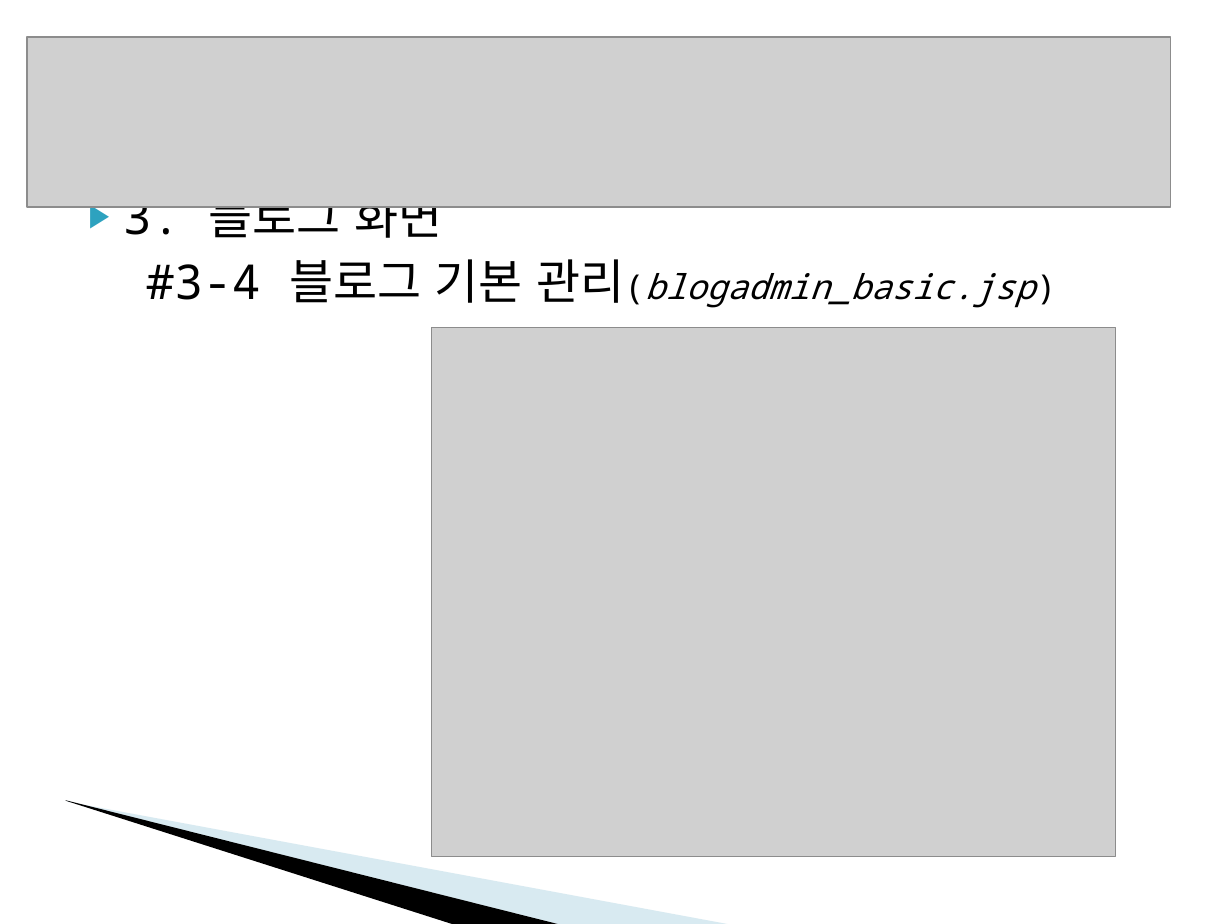
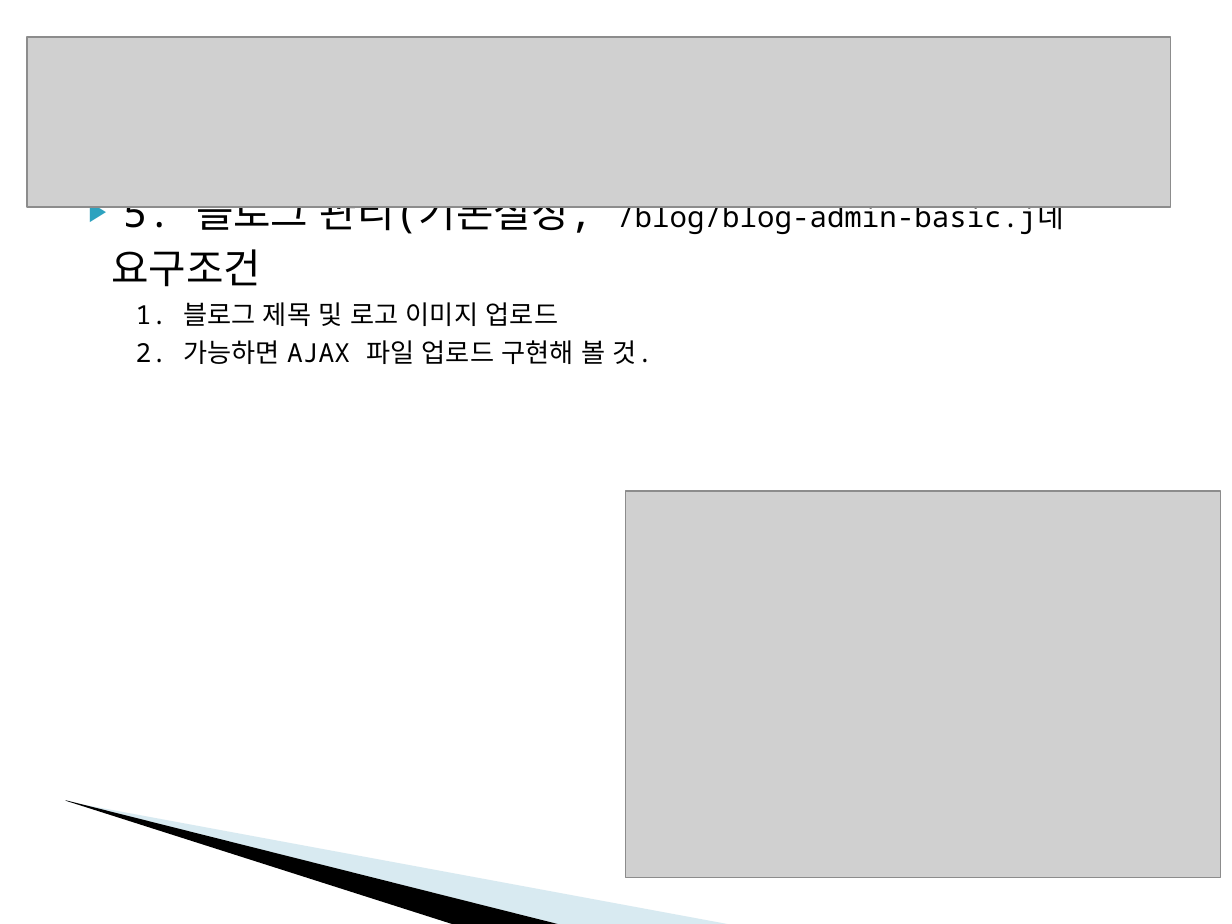
Before and after one commit to babamba/jblog-1, a slide deck: slide 8 of docs/SpringMVC-평가과제.ppt (slide 11 before the commit). Drawn at 1232x924 pixels with LibreOffice and Linux fonts; fonts in the diff are those of the drawing; grey boxes stand for pictures; background and template pictures are left out. Boxes give left, top, right and bottom in pixels: in the first picture for what was removed or moved away, otherwise in the second. Text is boxed around its words. In the diff, an @@ line names an element or a change of style, - is before the commit and + after.

```diff
--- a/docs/SpringMVC-평가과제.ppt
+++ b/docs/SpringMVC-평가과제.ppt
@@ text at (111, 200, 1064, 364): text changed; size 20 to 15.3 pt @@
-▶ 3. 블로그 화면
-#3-4 블로그 기본 관리(blogadmin_basic.jsp)
+▶ 5. 블로그 관리(기본설정, /blog/blog-admin-basic.j네
+요구조건
+1. 블로그 제목 및 로고 이미지 업로드
+2. 가능하면 AJAX 파일 업로드 구현해 볼 것.
@@ picture: place and size @@
-picture at (431, 328, 1115, 856)
+picture at (626, 492, 1221, 878)
```
Also in this commit, not shown: 3 other slides changed, 6 slides added, 8 slides removed.
